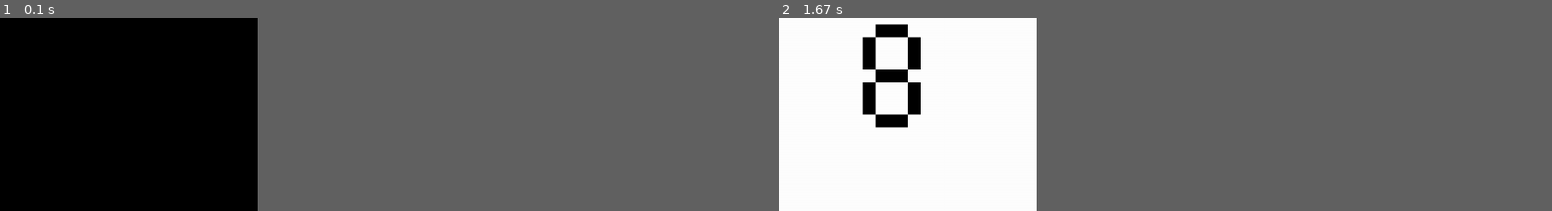
Above: before the commit, frames 1-2 (left to right).
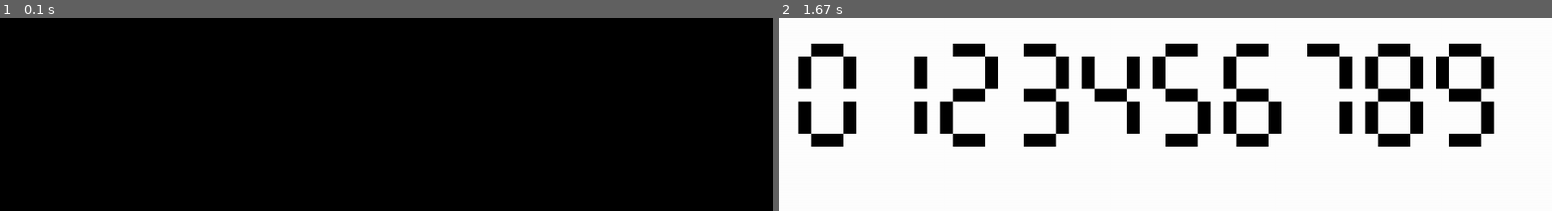
Above: after the commit, the same moments.

Repository: charliehuang09/minecraft
Game: pygame game, started from pygame_draw_digit.py
Two runs of this game, one before a commit and one after it. Both use one fixed random seed, a clock stepped at 60 frames per second and the inputs below.
Inputs:
- Up to frame 1 (0.1 s): no input
- Up to frame 2 (1.67 s): no input
The window is 300x225 before the commit and 900x225 after it. Grey fills any space a smaller window leaves; there, only what the larger window draws over its background counts as a difference.

The runs differ from the first frame. In frame 1, only the window size differs. In frame 2, 16% of the frame differs, in the area x 2-93%, y 3-67%.

Commit message:
draw one to nine

Diff:
--- a/pygame_draw_digit.py
+++ b/pygame_draw_digit.py
@@ -1,5 +1,38 @@
 import pygame
 from math import pi
+
+mapping = (
+    (0,1,2,4,5,6),
+    (2,5),
+    (0,2,3,4,6),
+    (0,2,3,5,6),
+    (1,2,3,5),
+    (0,1,3,5,6),
+    (0,1,4,6,5,3),
+    (0,2,5),
+    (0,1,2,3,4,5,6),
+    (0,1,2,3,5,6)
+)
+
+def drawStick(startingX, startingY, index):
+    if (index == 0):
+        pygame.draw.rect(screen, BLACK, [startingX, startingY, barWidth, barHeight]) # 0
+    if (index == 1):
+        pygame.draw.rect(screen, BLACK, [startingX - barHeight, startingY + barHeight, barHeight, barWidth]) # 1
+    if (index == 2):
+        pygame.draw.rect(screen, BLACK, [startingX + barWidth, startingY + barHeight, barHeight, barWidth]) # 2
+    if (index == 3):
+        pygame.draw.rect(screen, BLACK, [startingX ,startingY + barWidth + barHeight, barWidth, barHeight]) # 3
+    if (index == 4):
+        pygame.draw.rect(screen, BLACK, [startingX - barHeight, startingY + barHeight + barHeight + barWidth, barHeight, barWidth]) # 4
+    if (index == 5):
+        pygame.draw.rect(screen, BLACK, [startingX + barWidth, startingY + barHeight + barHeight + barWidth, barHeight, barWidth]) # 5
+    if (index == 6):
+        pygame.draw.rect(screen, BLACK, [startingX, startingY + barHeight + barWidth + barHeight + barWidth, barWidth, barHeight]) # 6
+
+def drawDigit(startingX, startingY, num):
+    for stick in mapping[num]:
+        drawStick(startingX, startingY, stick)
 
 # Initialize the game engine
 pygame.init()
@@ -12,7 +45,7 @@
 RED =   (255,   0,   0)
 
 # Set the height and width of the screen
-size = [400, 300]
+size = [1200, 300]
 screen = pygame.display.set_mode(size)
 
 pygame.display.set_caption("LED Digit")
@@ -40,16 +73,11 @@
     # Draw a solid rectangle
     barWidth = 50
     barHeight = 20
-    startingX = 150
-    startingY = 10
+    startingX = 50
+    startingY = 40
 
-    pygame.draw.rect(screen, BLACK, [startingX, startingY, barWidth, barHeight]) # 0
-    pygame.draw.rect(screen, BLACK, [startingX - barHeight, startingY + barHeight, barHeight, barWidth]) # 1
-    pygame.draw.rect(screen, BLACK, [startingX + barWidth, startingY + barHeight, barHeight, barWidth]) # 2
-    pygame.draw.rect(screen, BLACK, [startingX ,startingY + barWidth + barHeight, barWidth, barHeight]) # 3
-    pygame.draw.rect(screen, BLACK, [startingX - barHeight, startingY + barHeight + barHeight + barWidth, barHeight, barWidth]) # 4
-    pygame.draw.rect(screen, BLACK, [startingX + barWidth, startingY + barHeight + barHeight + barWidth, barHeight, barWidth]) # 5
-    pygame.draw.rect(screen, BLACK, [startingX, startingY + barHeight + barWidth + barHeight + barWidth, barWidth, barHeight]) # 6
+    for n in range(10):
+        drawDigit(startingX + n * (barWidth + barHeight * 3) , startingY, n)
 
     pygame.display.flip()
 
